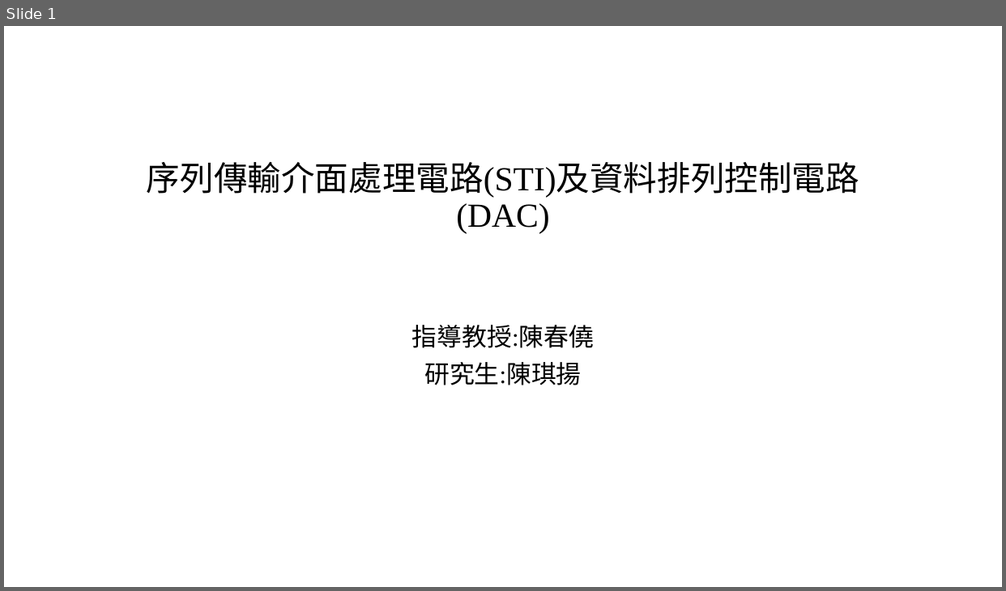
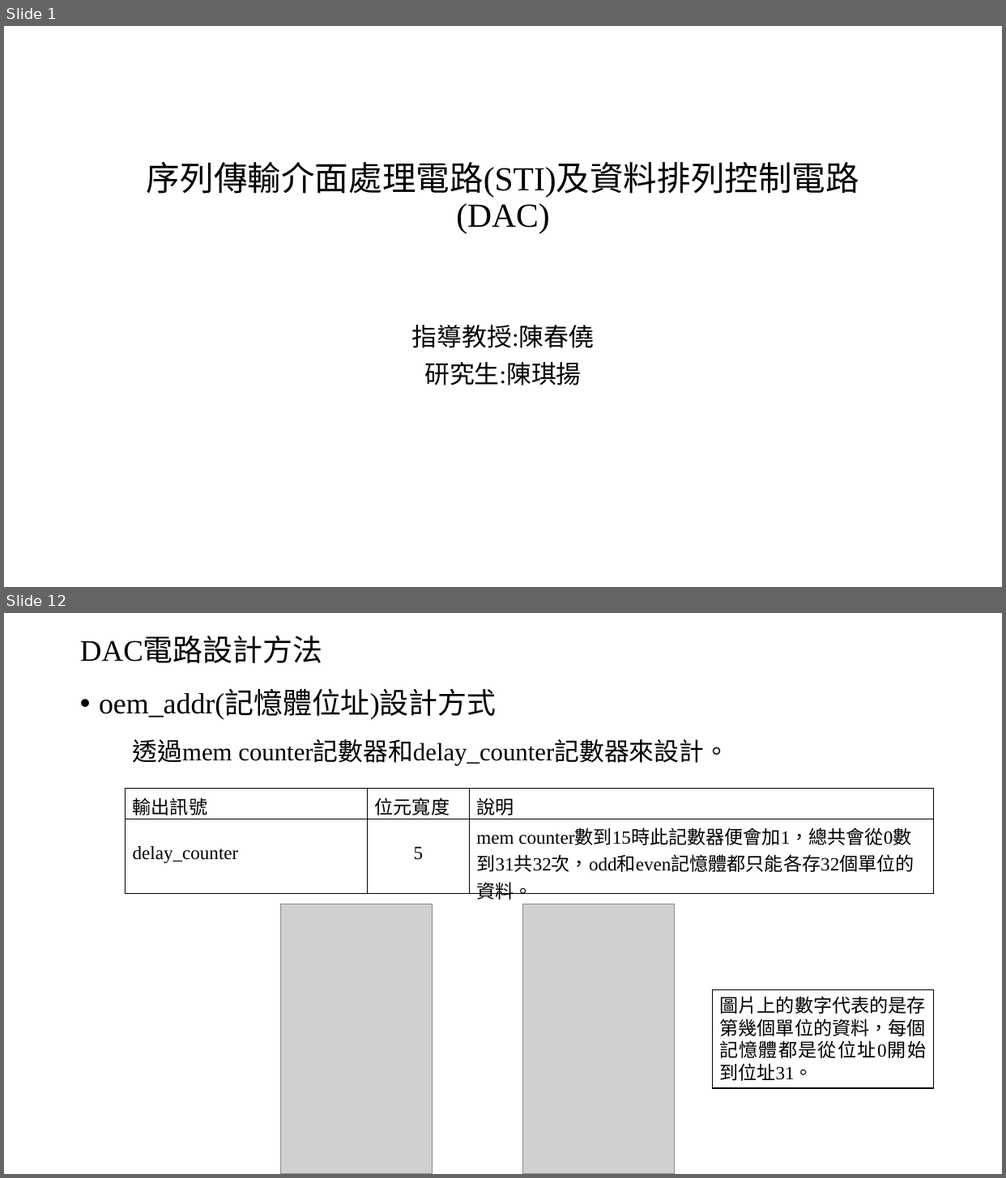
Before and after one commit to Chi-Yung/Chi-Yung, a slide deck: 報告.pptx. Shown one above the other, each under a label of ours: slide 1 before the commit, slides 1 and 12 after it; the slides between them are not shown. The pictures are 1006x591 and 1006x1178 pixels, drawn with LibreOffice and Linux fonts; fonts in the diff are those of the drawing; grey boxes stand for pictures. Boxes give left, top, right and bottom in pixels: in the first picture for what was removed or moved away, otherwise in the second. Text is boxed around its words. In the diff, an @@ line names an element or a change of style, - is before the commit and + after.

```diff
--- a/報告.pptx
+++ b/報告.pptx
@@ slide 12 added at [4, 613, 1002, 1174], background #FFFFFF @@
@@ title added at [80, 638, 323, 663], 28.8 pt, text #000000 @@
+DAC電路設計方法
@@ text added at [99, 692, 496, 720], 28 pt, text #000000 @@
+• oem_addr(記憶體位址)設計方式
@@ text added at [133, 739, 729, 765], 24 pt, text #000000 @@
+透過mem counter記數器和delay_counter記數器來設計。
@@ table added at [126, 788, 934, 903], 2 rows, 3 columns @@
+輸出訊號 | 位元寬度 | 說明
+delay_counter | 5 | mem counter數到15時此記數器便會加1，總共會從0數到31共32次，odd和even記憶體都只能各存32個單位的資料。
@@ picture added at [281, 905, 432, 1174] @@
@@ picture added at [522, 905, 674, 1174] @@
@@ rectangle added at [712, 990, 934, 1088], fill #FFFFFF, outline #000000 1 pt, 18 pt, text #000000 @@
+圖片上的數字代表的是存第幾個單位的資料，每個記憶體都是從位址0開始到位址31。
```
Also in this commit, not shown: 10 slides changed, 4 other slides added, 3 slides removed.
